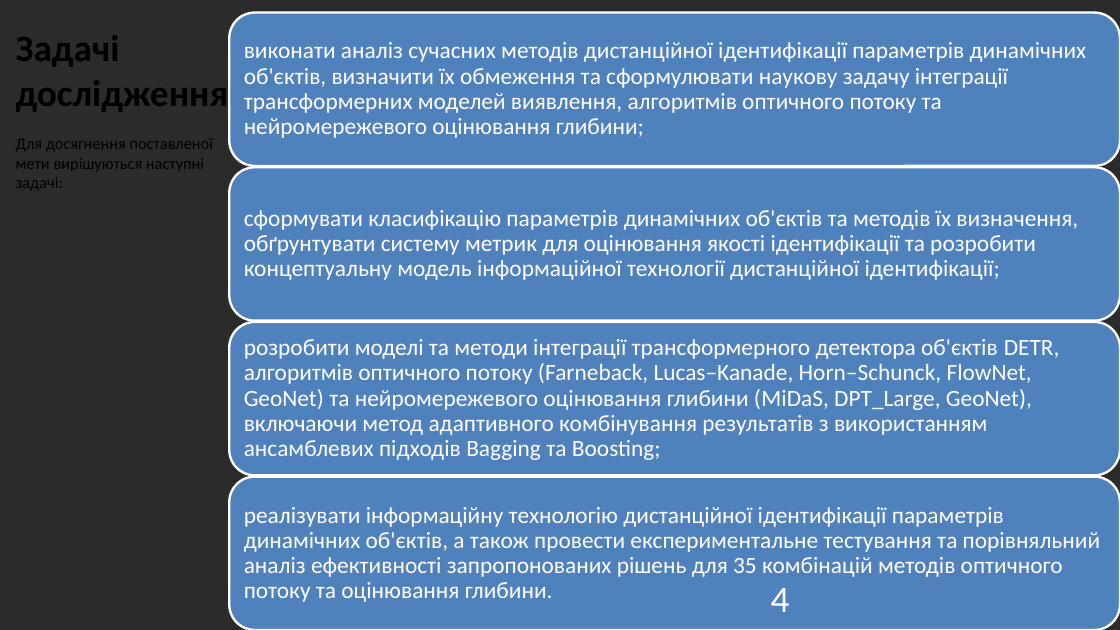
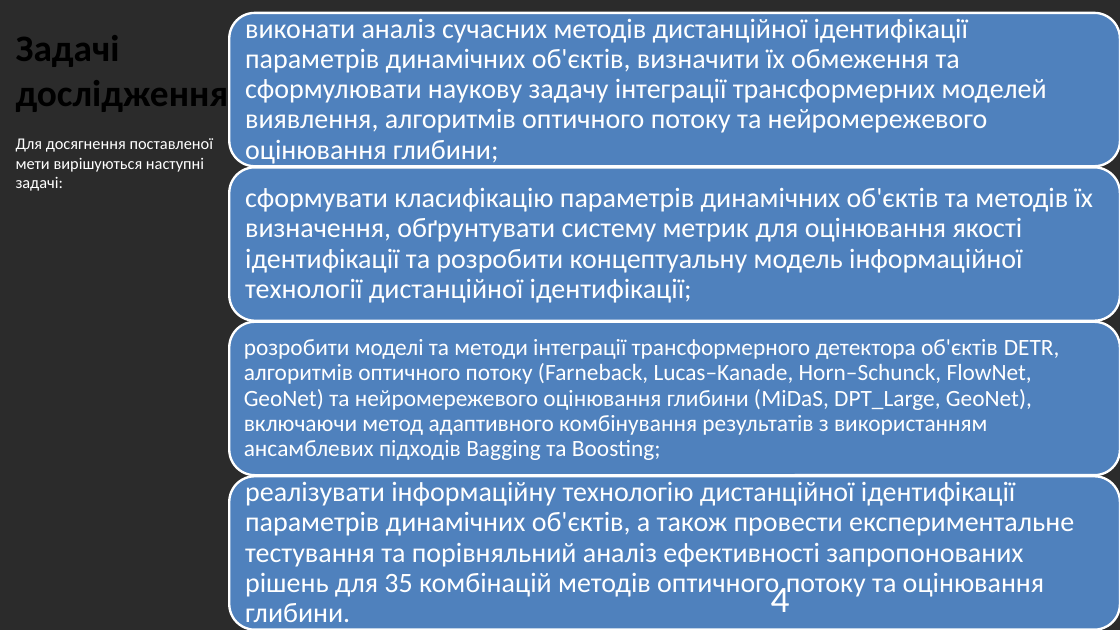
Before and after one commit to ly0wenka/dis_f, a slide deck: slide 4 of dissertation_Kondratov_slides.pptx. Drawn at 1120x630 pixels with LibreOffice and Linux fonts; fonts in the diff are those of the drawing; background and template pictures are left out; a plain dark background stands for a picture behind light text. Boxes give left, top, right and bottom in pixels: in the first picture for what was removed or moved away, otherwise in the second. Text is boxed around its words. In the diff, an @@ line names an element or a change of style, - is before the commit and + after.

```diff
--- a/dissertation_Kondratov_slides.pptx
+++ b/dissertation_Kondratov_slides.pptx
@@ text "Для досягнення поставленої мети вирішуються ..." at [16, 138, 213, 191]: text colour #000000 to #FFFFFF @@
@@ size 20 to 24 pt; more space between paragraphs in 3 elements at [245, 15, 1047, 165], [245, 188, 1094, 303], [245, 478, 1074, 629] @@
```
Also in this commit, not shown: 9 other slides changed.
